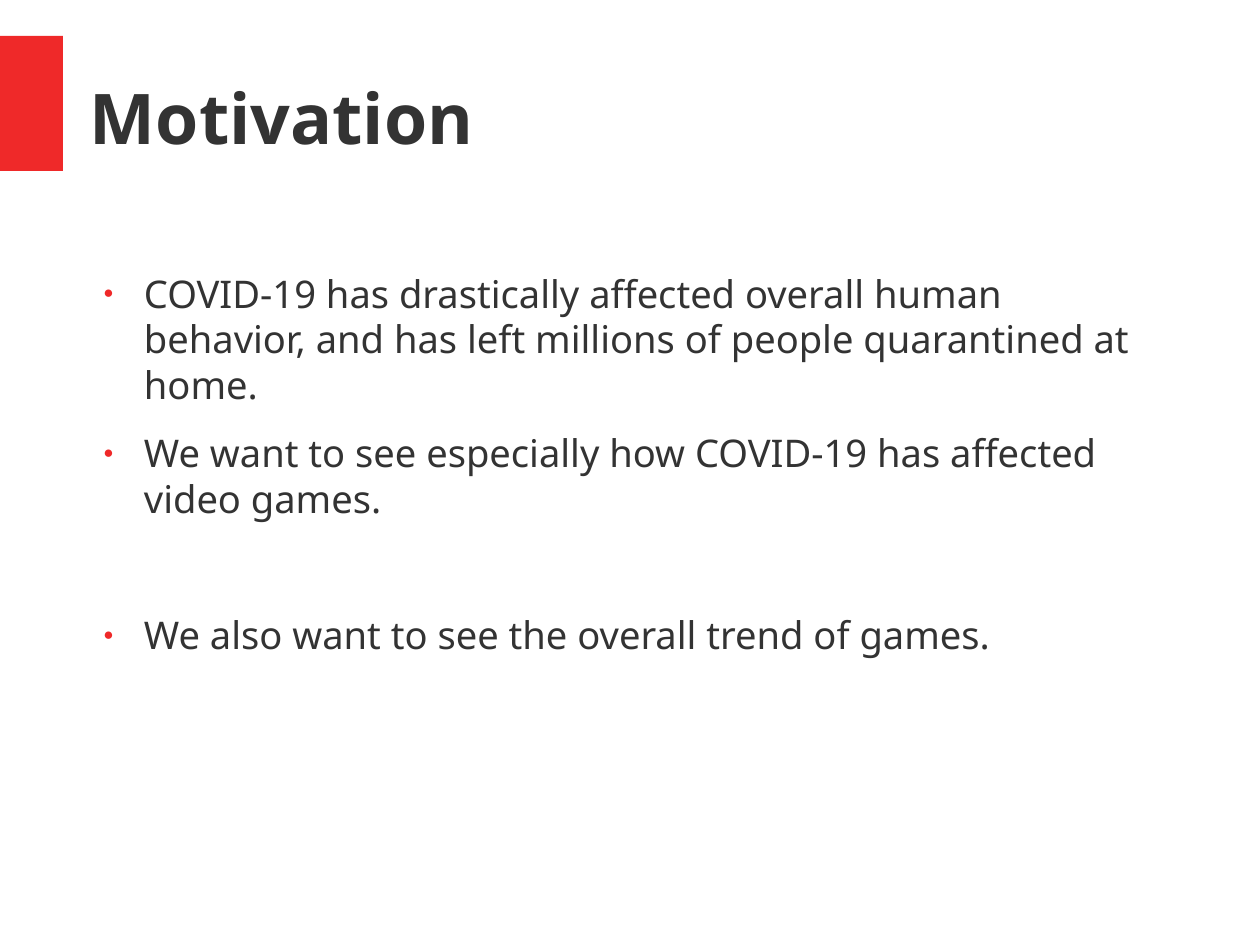
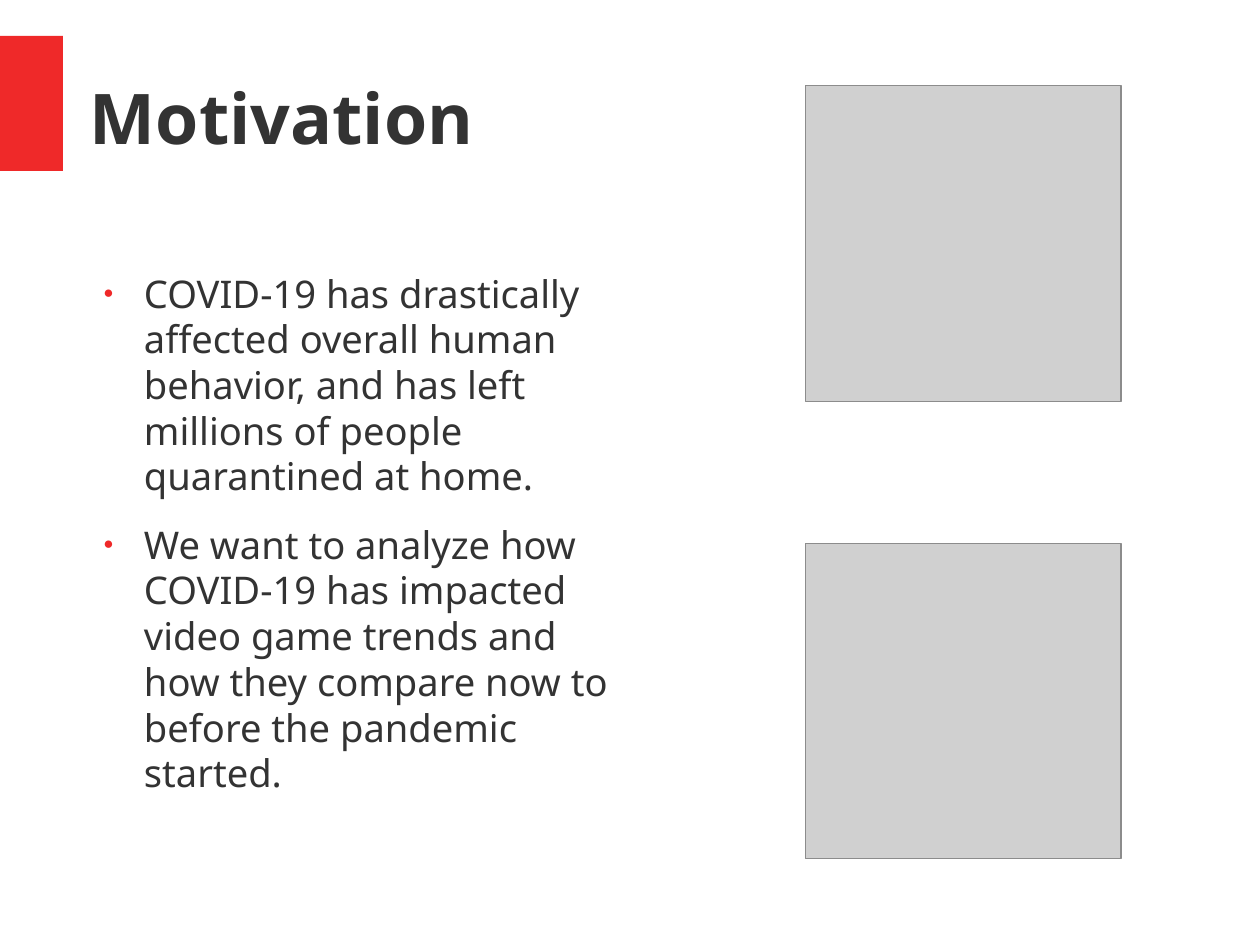
Before and after one commit to fdac21/VideoGame_Analysis, a slide deck: slide 3 of presentation.pptx. Drawn at 1260x945 pixels with LibreOffice and Linux fonts; fonts in the diff are those of the drawing; grey boxes stand for pictures. Boxes give left, top, right and bottom in pixels: in the first picture for what was removed or moved away, otherwise in the second. Text is boxed around its words. In the diff, an @@ line names an element or a change of style, - is before the commit and + after.

Commit message:
presentation changes and added some images

```diff
--- a/presentation.pptx
+++ b/presentation.pptx
@@ picture added at [806, 86, 1122, 401] @@
@@ text at [144, 530, 608, 788]: text changed @@
-● We want to see especially how COVID-19 has affected video games.
-● We also want to see the overall trend of games.
+● We want to analyze how COVID-19 has impacted video game trends and how they compare now to before the pandemic started.
@@ picture added at [806, 543, 1122, 859] @@
```
Also in this commit, not shown: 1 other slide changed, 6 other files.
